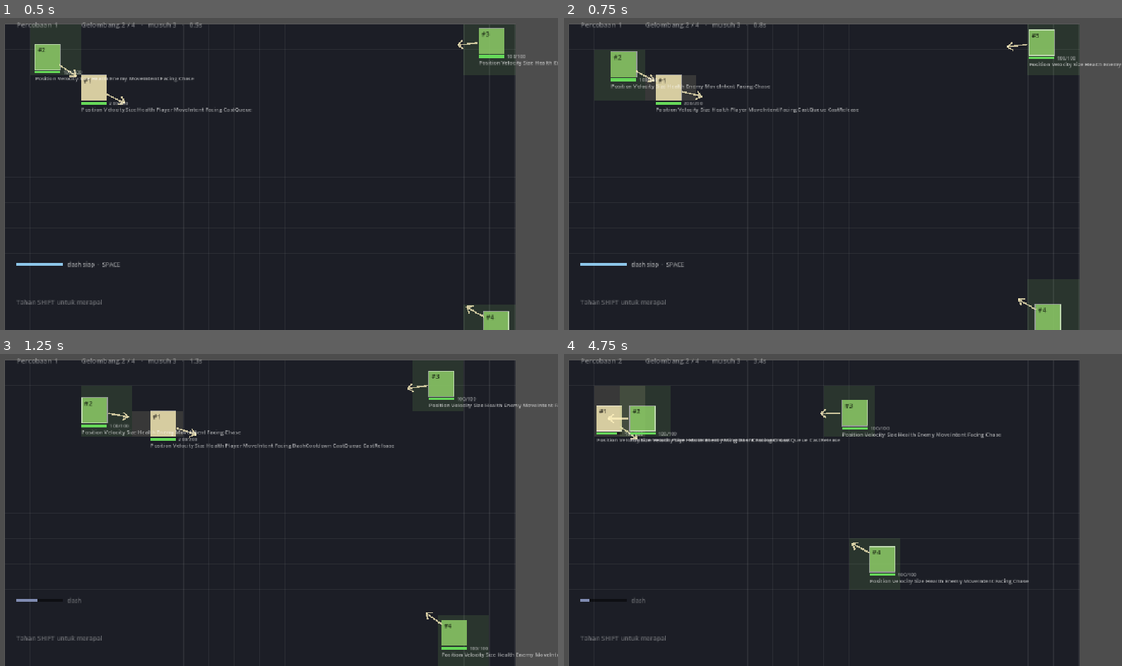
Above: before the commit, frames 1-4 (two rows, left to right).
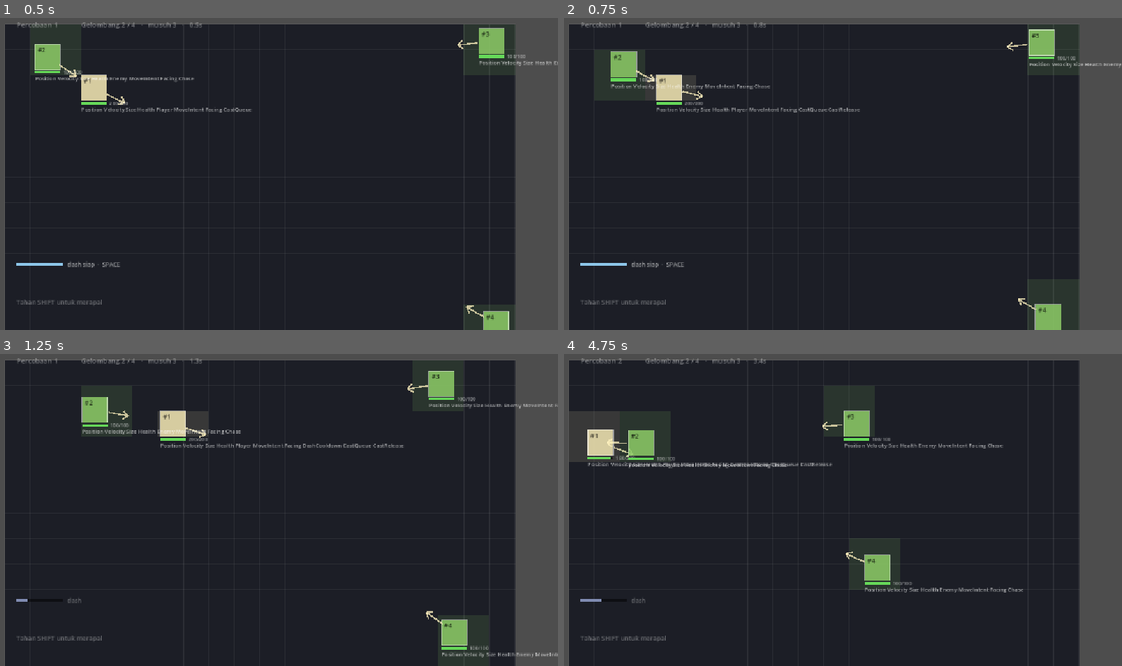
Above: after the commit, the same moments.

Repository: Ahingg/amalgaform
Game: Godot game, scene res://view/main.tscn
Two runs of this game, one before a commit and one after it. Both use one fixed random seed, a clock stepped at 60 frames per second and the inputs below.
Inputs (mouse positions are in pixels of both pictures, inside the frame that each line leads up to):
- Up to frame 1 (0.5 s): no input
- Up to frame 2 (0.75 s): tap Enter at 0.5 s; move the mouse to (965, 155) at 0.52 s; hold D from 0.53 s (still down); tap Shift at 0.6 s; click (965, 155) at 0.67 s
- Up to frame 3 (1.25 s): keep holding D; tap Space at 0.77 s
- Up to frame 4 (4.75 s): move the mouse to (725, 522) at 1.27 s; release D at 1.28 s; hold S 1.28-2.03 s; tap R at 1.35 s; tap Space at 1.52, 3.02, 3.77, 4.52 s; move the mouse to (893, 438) at 2.02 s; hold D 2.03-2.78 s; tap J at 2.1 s; move the mouse to (809, 569) at 2.77 s; hold W 2.78-3.53 s; tap K at 2.85 s; click (809, 569) at 2.92 s; move the mouse to (1010, 553) at 3.52 s; hold A from 3.53 s (still down); tap L at 3.6 s; move the mouse to (670, 460) at 4.27 s; tap Shift at 4.35 s

Frame 1 is identical in both runs. In frame 2, 0.3% of the frame differs, in the area x 13-100%, y 14-100%; in frame 3, 1.8%; in frame 4, 5.8%, in the area x 0-84%, y 10-80%.

Commit message:
ASSETS.md: spesifikasi aset untuk Senin-Selasa
Keputusan terpenting: tidak ada spritesheet. Satu sprite diam per entity,
gerakannya dibuat prosedural di lapisan tampilan — lebih hidup daripada animasi
3 frame, dan menghemat satu hari penuh menggambar.

Urutan prioritas: glyph rune (paling sering dilihat, paling cepat digambar),
lalu penyihir, lalu dua musuh. Suara diambil dari sumber gratis, bukan dibuat
sendiri — investasi rasa-main tertinggi per menit yang tersisa.

Co-Authored-By: Claude Opus 5 <noreply@anthropic.com>
Claude-Session: https://claude.ai/code/session_01Qk43F2z5yDt92vTyEtoTz3

Diff:
--- a/challenge-6/sim/tuning.gd
+++ b/challenge-6/sim/tuning.gd
@@ -23,8 +23,8 @@
 
 
 # DASH VARIABLE
-const DASH_COOLDOWN := 1.0
-const DASH_STRENGTH := 12
+const DASH_COOLDOWN := 2.0
+const DASH_STRENGTH := 16.5
 const DASH_DURATION := 0.15
 
 
@@ -38,7 +38,7 @@
 #   0.4 = tighter, punishes hesitation harder
 #   0.8 = roomier, more forgiving
 const SLOW_MIN := 0.12
-const SLOW_TAU := 0.8
+const SLOW_TAU := 0.9
 
 # Time to release a spell, in normal time — this is the cost that makes short
 # chants worth discovering.
@@ -46,7 +46,7 @@
 const CAST_BASE := 0.1
 const CAST_PER_RUNE := 0.35
 
-const MAX_RUNES := 4
+const MAX_RUNES := 2
 
 # Power is split by how many DIFFERENT runes are in the queue, never by how many
 # runes there are:
@@ -97,7 +97,7 @@
 
 # The enemy MUST be slower than the player, otherwise kiting is impossible and
 # the whole casting window stops mattering. Aim for 60-75% of player speed.
-const PLAYER_SPEED := 3.2
+const PLAYER_SPEED := 3.4
 const ENEMY_SPEED := 2.85
 
 
Not shown, added: ASSETS.md
